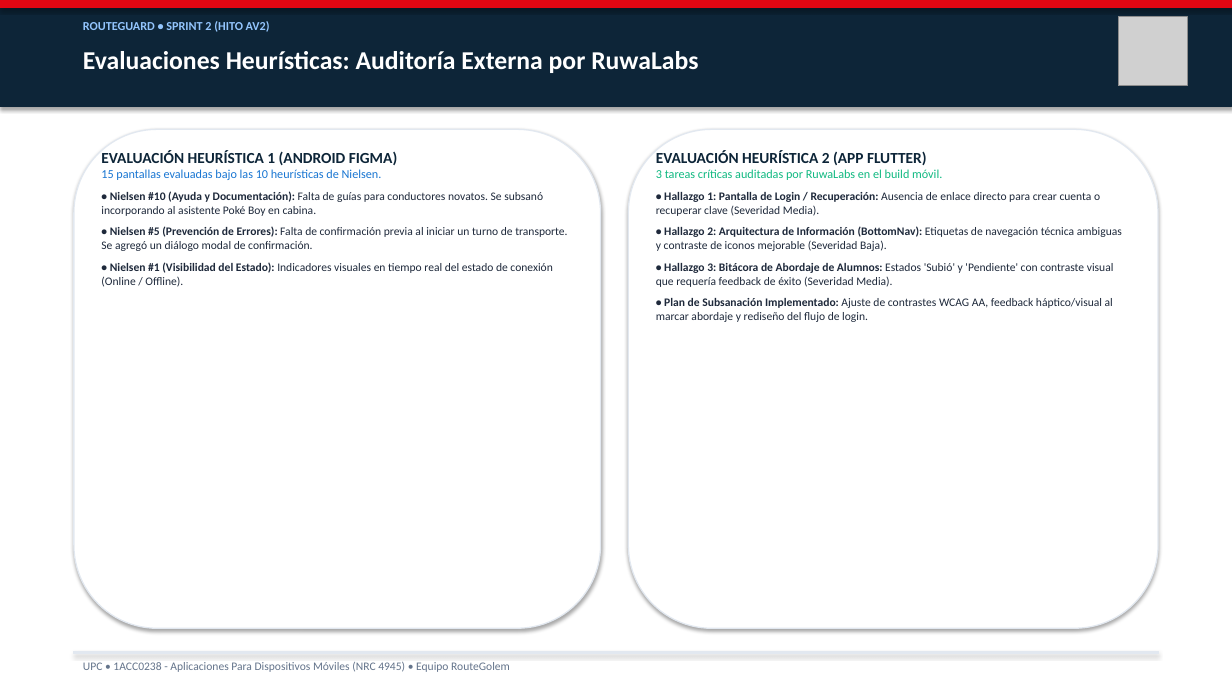
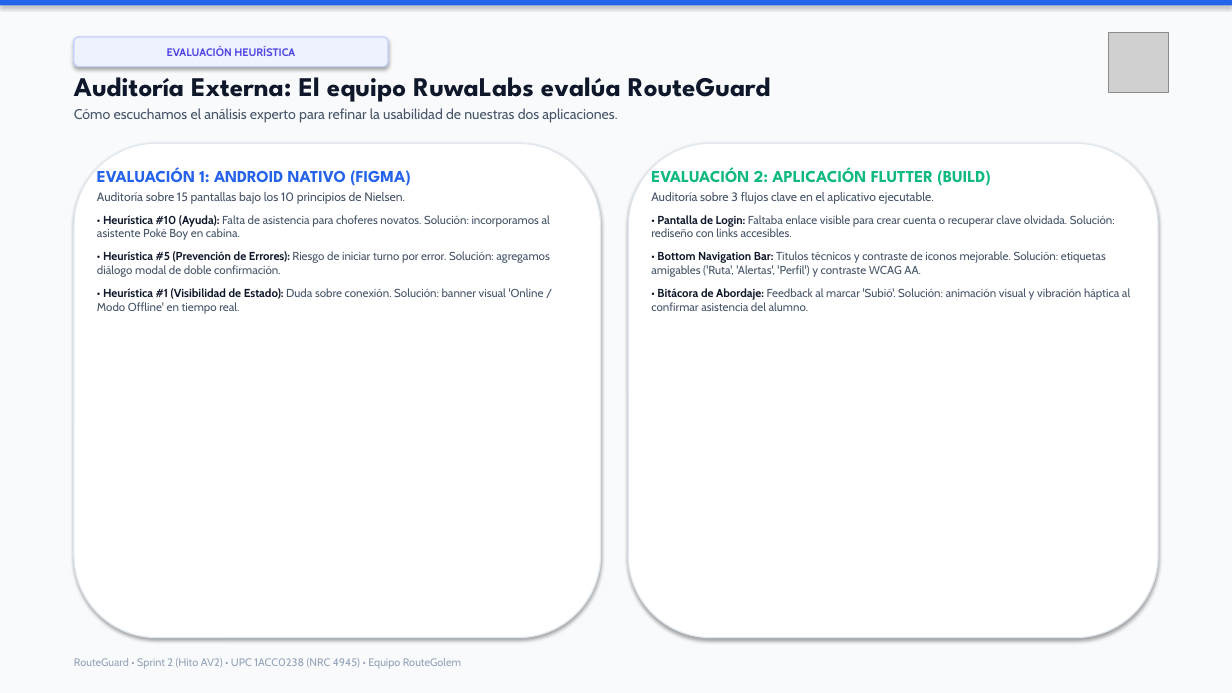
Before and after one commit to upc-pre-202620-1acc0238-4945-routegolem/routeguard-report, a slide deck: slide 12 of RouteGuard_Presentacion_Sprint2_AV2.pptx. Drawn at 1232x693 pixels with LibreOffice and Linux fonts; fonts in the diff are those of the drawing; grey boxes stand for pictures. Boxes give left, top, right and bottom in pixels: in the first picture for what was removed or moved away, otherwise in the second. Text is boxed around its words. In the diff, an @@ line names an element or a change of style, - is before the commit and + after.

Commit message:
style(presentation): refine typography, human storytelling copy and visual layout

```diff
--- a/RouteGuard_Presentacion_Sprint2_AV2.pptx
+++ b/RouteGuard_Presentacion_Sprint2_AV2.pptx
@@ rectangle at (0,0,1232,6): fill #E20613 to #2563EB; outline #E20613 0.75 pt to none @@
@@ rectangle: place and size @@
-rectangle at (0,0,1232,106)
+rectangle at (0,0,1232,693)
@@ rectangle at (0,0,1232,693): fill #0D2538 to #F8FAFC; outline #0D2538 0.75 pt to none @@
@@ text removed at (83,21,270,32) @@
-ROUTEGUARD • SPRINT 2 (HITO AV2)
@@ rounded rectangle added at (74,37,388,67), fill #EEF2FF, outline #C7D2FE 1 pt, 8.5 pt, text #4F46E5, bold @@
+EVALUACIÓN HEURÍSTICA
@@ picture: place and size @@
-picture at (1118,17,1188,86)
+picture at (1109,32,1169,92)
@@ text at (74,69,771,123): text changed; size 20 to 11 pt; font Calibri to Cabin; text colour #FFFFFF to #475569; bold off @@
-Evaluaciones Heurísticas: Auditoría Externa por RuwaLabs
+Auditoría Externa: El equipo RuwaLabs evalúa RouteGuard
+Cómo escuchamos el análisis experto para refinar la usabilidad de nuestras dos aplicaciones.
@@ rounded rectangle: place and size @@
-rounded rectangle at (74,129,601,628)
+rounded rectangle at (74,143,601,638)
@@ rounded rectangle: place and size @@
-rounded rectangle at (628,129,1158,628)
+rounded rectangle at (628,143,1158,638)
@@ text at (97,167,550,314): text changed; font Calibri to Cabin; text colour #1E293B to #475569 @@
-EVALUACIÓN HEURÍSTICA 1 (ANDROID FIGMA)
-15 pantallas evaluadas bajo las 10 heurísticas de Nielsen.
-• Nielsen #10 (Ayuda y Documentación): Falta de guías para conductores novatos. Se subsanó incorporando al asistente Poké Boy en cabina.
-• Nielsen #5 (Prevención de Errores): Falta de confirmación previa al iniciar un turno de transporte. Se agregó un diálogo modal de confirmación.
-• Nielsen #1 (Visibilidad del Estado): Indicadores visuales en tiempo real del estado de conexión (Online / Offline).
+EVALUACIÓN 1: ANDROID NATIVO (FIGMA)
+Auditoría sobre 15 pantallas bajo los 10 principios de Nielsen.
+• Heurística #10 (Ayuda): Falta de asistencia para choferes novatos. Solución: incorporamos al asistente Poké Boy en cabina.
+• Heurística #5 (Prevención de Errores): Riesgo de iniciar turno por error. Solución: agregamos diálogo modal de doble confirmación.
+• Heurística #1 (Visibilidad de Estado): Duda sobre conexión. Solución: banner visual 'Online / Modo Offline' en tiempo real.
@@ text at (651,167,1130,311): text changed; font Calibri to Cabin; text colour #1E293B to #475569 @@
-EVALUACIÓN HEURÍSTICA 2 (APP FLUTTER)
-3 tareas críticas auditadas por RuwaLabs en el build móvil.
-• Hallazgo 1: Pantalla de Login / Recuperación: Ausencia de enlace directo para crear cuenta o recuperar clave (Severidad Media).
-• Hallazgo 2: Arquitectura de Información (BottomNav): Etiquetas de navegación técnica ambiguas y contraste de iconos mejorable (Severidad Baja).
-• Hallazgo 3: Bitácora de Abordaje de Alumnos: Estados 'Subió' y 'Pendiente' con contraste visual que requería feedback de éxito (Severidad Media).
-• Plan de Subsanación Implementado: Ajuste de contrastes WCAG AA, feedback háptico/visual al marcar abordaje y rediseño del flujo de login.
+EVALUACIÓN 2: APLICACIÓN FLUTTER (BUILD)
+Auditoría sobre 3 flujos clave en el aplicativo ejecutable.
+• Pantalla de Login: Faltaba enlace visible para crear cuenta o recuperar clave olvidada. Solución: rediseño con links accesibles.
+• Bottom Navigation Bar: Títulos técnicos y contraste de iconos mejorable. Solución: etiquetas amigables ('Ruta', 'Alertas', 'Perfil') y contraste WCAG AA.
+• Bitácora de Abordaje: Feedback al marcar 'Subió'. Solución: animación visual y vibración háptica al confirmar asistencia del alumno.
@@ text at (74,658,461,669): text changed; size 9 to 8.5 pt; font Calibri to Cabin; text colour #64748B to #94A3B8 @@
-UPC • 1ACC0238 - Aplicaciones Para Dispositivos Móviles (NRC 4945) • Equipo RouteGolem
+RouteGuard • Sprint 2 (Hito AV2) • UPC 1ACC0238 (NRC 4945) • Equipo RouteGolem
@@ rectangle removed at (74,652,1158,653) @@
```
Also in this commit, not shown: 11 other slides changed, 5 slides added, 5 slides removed.
